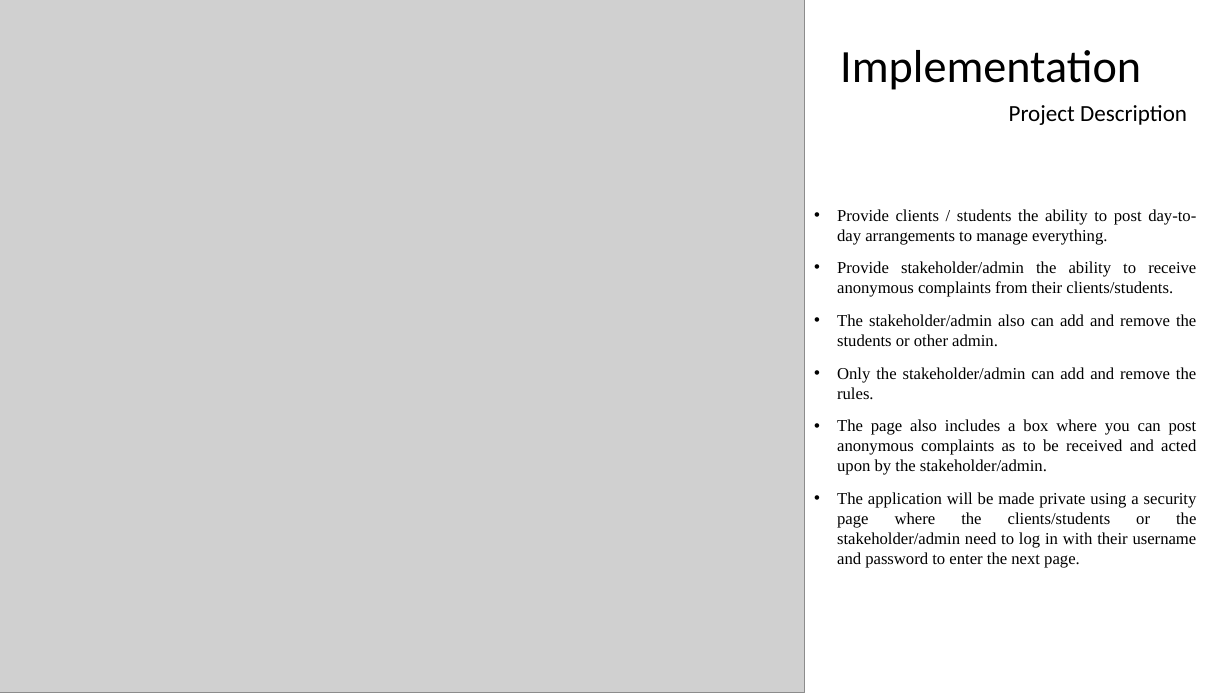
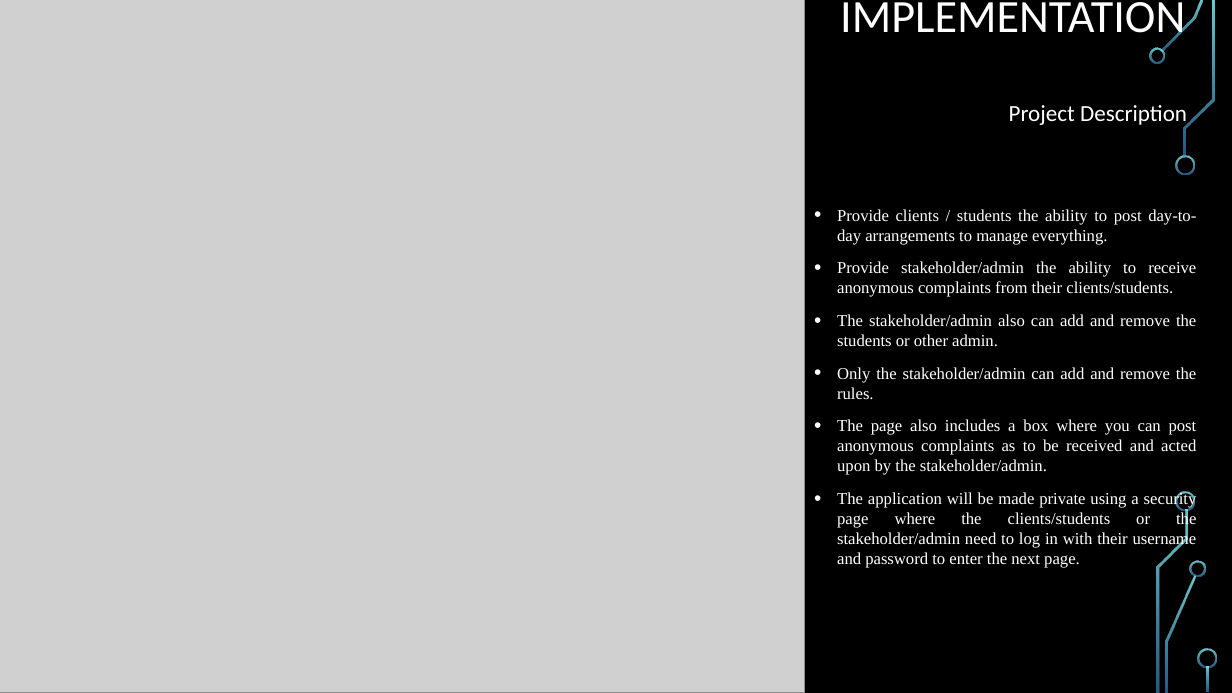
Before and after one commit to GenoShaSha/StudentHousing_Project, a slide deck: slide 3 of FinalProject.pptx. Drawn at 1232x693 pixels with LibreOffice and Linux fonts; fonts in the diff are those of the drawing; grey boxes stand for pictures; background and template pictures are left out. Boxes give left, top, right and bottom in pixels: in the first picture for what was removed or moved away, otherwise in the second. Text is boxed around its words. In the diff, an @@ line names an element or a change of style, - is before the commit and + after.

```diff
--- a/FinalProject.pptx
+++ b/FinalProject.pptx
@@ background #FFFFFF to picture (left out) @@
@@ title at box(840, 2, 1185, 43): text changed; text colour #000000 to #FFFFFF @@
-Implementation
+IMPLEMENTATION
@@ text "Project Description" at box(1009, 105, 1187, 127): text colour #000000 to #FFFFFF @@
@@ text "Provide clients / students the ..." at box(837, 209, 1197, 568): text colour #000000 to #FFFFFF @@
@@ group added at box(1149, 0, 1217, 692): 9 freeform shapes, 1 rectangle @@
```
Also in this commit, not shown: 8 other slides changed, 4 slides added, 2 slides removed, 2 other files.
